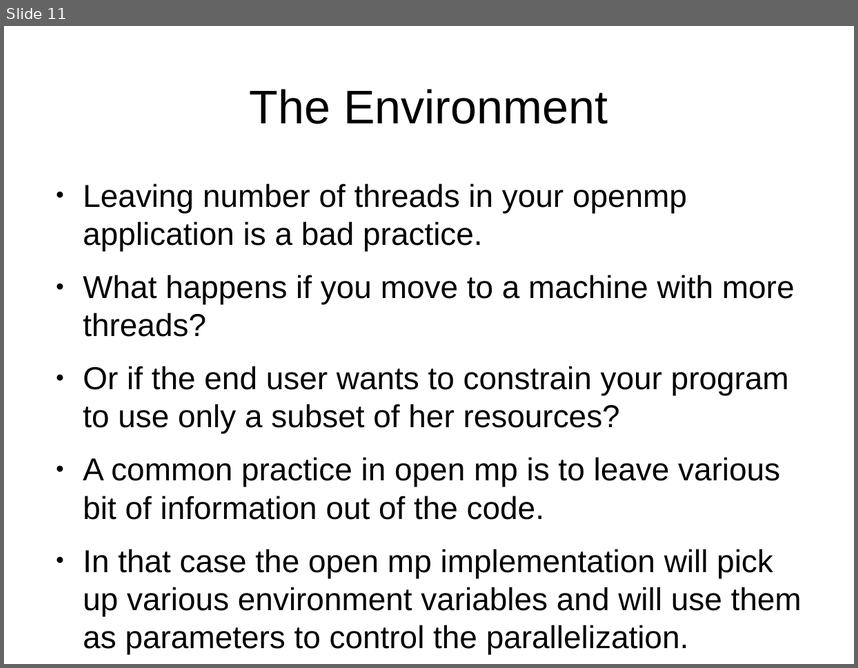
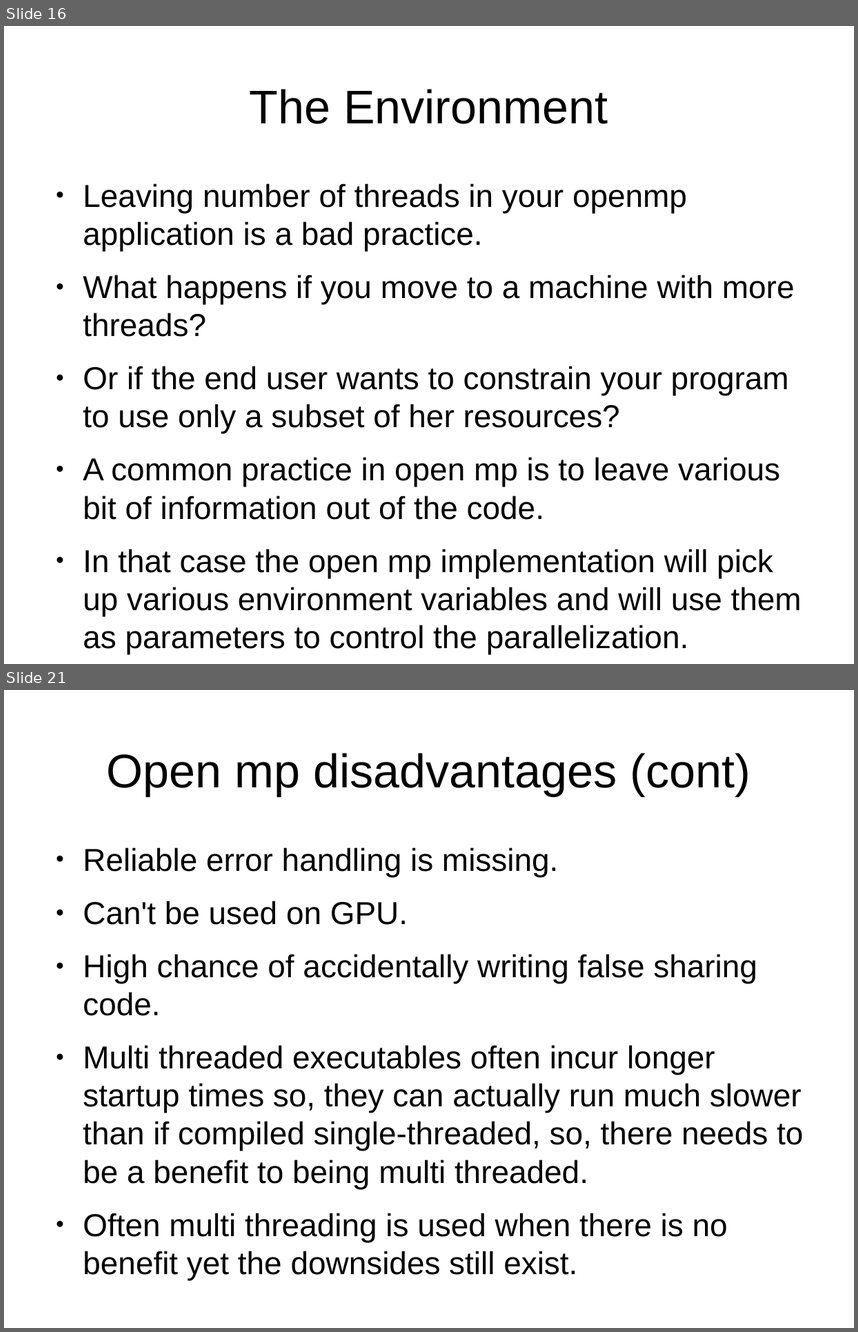
Before and after one commit to veltzer/demos, a slide deck: cpp/multi_core/openmp.odp. Shown one above the other, each under a label of ours: slide 11 before the commit, slides 16 and 21 after it; the slides between them are not shown. The pictures are 858x668 and 858x1332 pixels, drawn with LibreOffice and Linux fonts; fonts in the diff are those of the drawing. Boxes give left, top, right and bottom in pixels: in the first picture for what was removed or moved away, otherwise in the second. Text is boxed around its words. In the diff, an @@ line names an element or a change of style, - is before the commit and + after.

```diff
--- a/cpp/multi_core/openmp.odp
+++ b/cpp/multi_core/openmp.odp
@@ slide 21 added at (x1=4, y1=690, x2=854, y2=1328), background #FFFFFF @@
@@ title added at (x1=107, y1=753, x2=750, y2=796), 44 pt, text #000000 @@
+Open mp disadvantages (cont)
@@ text added at (x1=83, y1=847, x2=803, y2=1274), 29.6 pt, text #000000 @@
+● Reliable error handling is missing.
+● Can't be used on GPU.
+● High chance of accidentally writing false sharing code.
+● Multi threaded executables often incur longer startup times so, they can actually run much slower than if compiled single-threaded, so, there needs to be a benefit to being multi threaded.
+● Often multi threading is used when there is no benefit yet the downsides still exist.
@@ what was slide 11 is now slide 16 @@
```
Also in this commit, not shown: 1 slide changed, 9 other slides added, 4 other files.
